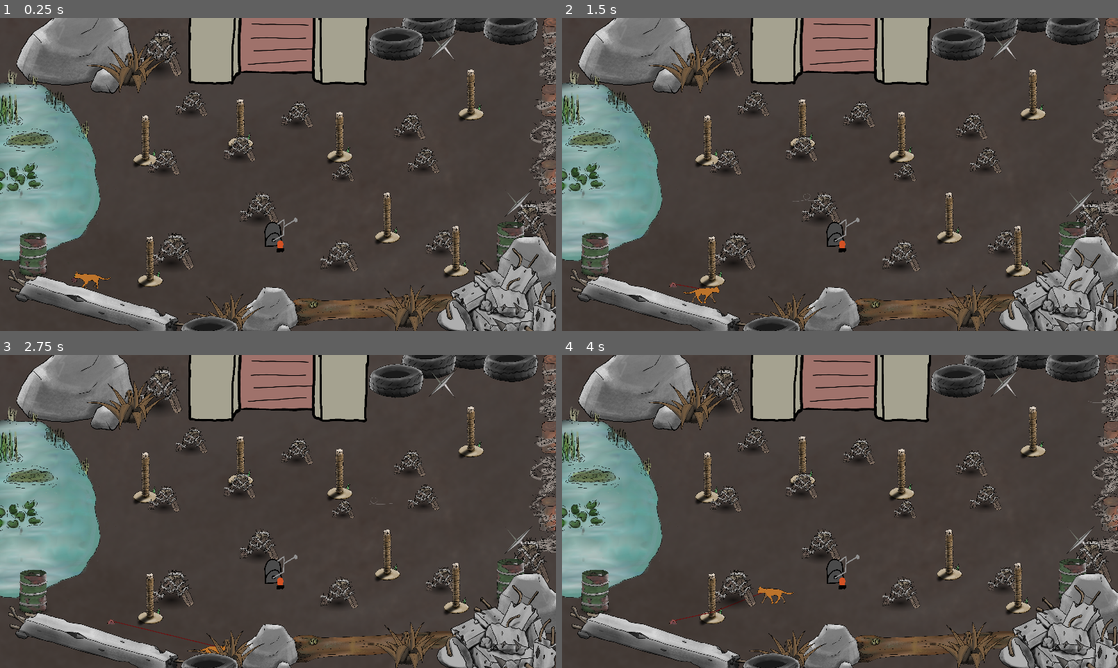
Above: before the commit, frames 1-4 (two rows, left to right).
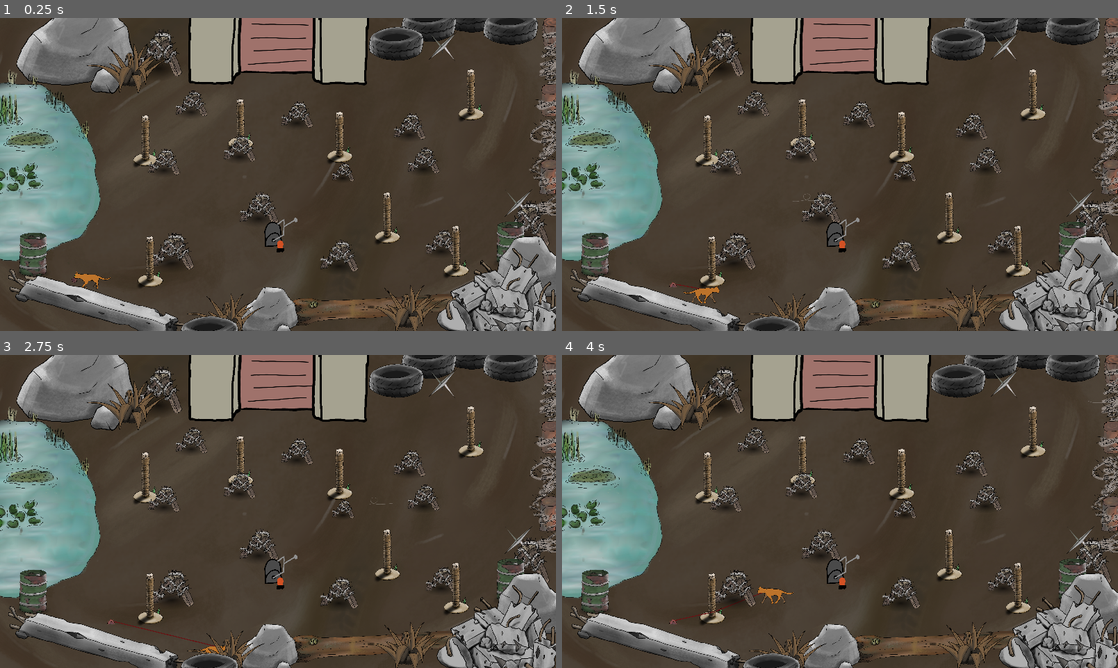
Above: after the commit, the same moments.

Repository: Flodurs/Godotwildjam63
Game: Godot game, scene res://szenen/Levels/level_2.tscn
The game is run twice, just before and just after one commit, with the same random seed, the same clock (stepped at 60 frames per second) and the same inputs. This scene is started directly instead of the project's main scene.
Inputs:
- Up to frame 1 (0.25 s): no input
- Up to frame 2 (1.5 s): tap Enter at 0.5 s; hold D (mRight) 0.53-1.28 s; tap E (Interaktion) at 0.6, 1.35 s; hold S (mDown) from 1.28 s (still down)
- Up to frame 3 (2.75 s): release S (mDown) at 2.03 s; hold D (mRight) from 2.03 s (still down); tap E (Interaktion) at 2.1 s
- Up to frame 4 (4 s): release D (mRight) at 2.78 s; hold W (mUp) 2.78-3.53 s; tap E (Interaktion) at 2.85, 3.6 s; hold A (mLeft) from 3.53 s (still down)

The runs differ from the first frame. In frame 1, 0.2% of the frame differs, in the area x 23-69%, y 2-90%; in frame 2, 0.2%; in frame 3, 0.2%; in frame 4, 0.2%.

Commit message:
linear tween

Diff:
--- a/szenen/Levels/level_2.tscn
+++ b/szenen/Levels/level_2.tscn
@@ -5,19 +5,19 @@
 [ext_resource type="PackedScene" uid="uid://cwh7edg1y4haq" path="res://szenen/objekte/spiked_barricade.tscn" id="3_5xlad"]
 [ext_resource type="PackedScene" path="res://szenen/objekte/baumstamm.tscn" id="3_gwtow"]
 [ext_resource type="PackedScene" uid="uid://d0sprmhk4yyal" path="res://szenen/objekte/Pillar.tscn" id="3_kt71y"]
-[ext_resource type="PackedScene" path="res://szenen/objekte/backward_gate.tscn" id="4_rroj2"]
-[ext_resource type="PackedScene" path="res://szenen/objekte/rock.tscn" id="4_x87rh"]
-[ext_resource type="PackedScene" path="res://szenen/objekte/long_concrete.tscn" id="5_4i28k"]
+[ext_resource type="PackedScene" uid="uid://1aqljah1hsiv" path="res://szenen/objekte/backward_gate.tscn" id="4_rroj2"]
+[ext_resource type="PackedScene" uid="uid://38776gmtrgq8" path="res://szenen/objekte/rock.tscn" id="4_x87rh"]
+[ext_resource type="PackedScene" uid="uid://5cgyo1yuenvq" path="res://szenen/objekte/long_concrete.tscn" id="5_4i28k"]
 [ext_resource type="PackedScene" uid="uid://c8tfpt2p2vro2" path="res://szenen/objekte/schalter.tscn" id="5_icjvr"]
 [ext_resource type="PackedScene" uid="uid://bnaxmo8xg4yjm" path="res://szenen/objekte/door.tscn" id="6_xab8s"]
-[ext_resource type="PackedScene" path="res://szenen/objekte/grass.tscn" id="6_y2jvx"]
-[ext_resource type="PackedScene" path="res://szenen/objekte/reifen.tscn" id="7_xgcrc"]
-[ext_resource type="PackedScene" uid="uid://cy275b2isyok0" path="res://szenen/objekte/spike.tscn" id="8_e1s8p"]
-[ext_resource type="PackedScene" uid="uid://b36pjof40em80" path="res://szenen/objekte/stachelzaun.tscn" id="9_f6184"]
-[ext_resource type="PackedScene" uid="uid://d3tvtvy7u3jp4" path="res://szenen/objekte/fass.tscn" id="9_o8sp5"]
-[ext_resource type="PackedScene" path="res://szenen/objekte/concrete_pile.tscn" id="10_rmbg1"]
-[ext_resource type="PackedScene" uid="uid://dxlu5br0kfd1f" path="res://szenen/objekte/Teich.tscn" id="11_lej5r"]
-[ext_resource type="Texture2D" uid="uid://bg5ashs80v1nv" path="res://assets/sprites/Background/floor.png" id="13_i2sjm"]
+[ext_resource type="PackedScene" uid="uid://bl75k08wo6xhn" path="res://szenen/objekte/grass.tscn" id="6_y2jvx"]
+[ext_resource type="PackedScene" uid="uid://c7elyyvwrxq2i" path="res://szenen/objekte/reifen.tscn" id="7_xgcrc"]
+[ext_resource type="PackedScene" path="res://szenen/objekte/spike.tscn" id="8_e1s8p"]
+[ext_resource type="PackedScene" path="res://szenen/objekte/stachelzaun.tscn" id="9_f6184"]
+[ext_resource type="PackedScene" path="res://szenen/objekte/fass.tscn" id="9_o8sp5"]
+[ext_resource type="PackedScene" uid="uid://b3yj2axpflnrq" path="res://szenen/objekte/concrete_pile.tscn" id="10_rmbg1"]
+[ext_resource type="PackedScene" path="res://szenen/objekte/Teich.tscn" id="11_lej5r"]
+[ext_resource type="Texture2D" uid="uid://4n6so5dqn6xs" path="res://assets/sprites/Objects/Ground.png" id="18_d6iob"]
 
 [node name="level2" instance=ExtResource("1_c2i40")]
 script = ExtResource("2_eyxcm")
@@ -25,7 +25,7 @@
 [node name="Katze" parent="." index="1"]
 position = Vector2(-1083, 647)
 
-[node name="Camera2D" parent="." index="1"]
+[node name="Camera2D" parent="." index="2"]
 zoom = Vector2(0.6, 0.6)
 
 [node name="Baumstamm" parent="Objects" index="0" instance=ExtResource("3_gwtow")]
@@ -195,5 +195,5 @@
 [node name="Backgorund" type="Sprite2D" parent="." index="9"]
 z_index = -4
 scale = Vector2(2, 2)
-texture = ExtResource("13_i2sjm")
+texture = ExtResource("18_d6iob")
 metadata/_edit_lock_ = true
--- a/szenen/entitys/katze.gd
+++ b/szenen/entitys/katze.gd
@@ -32,6 +32,7 @@
 		$kneulPosi.position.x = -abs($kneulPosi.position.x)
 		if $maulPosi.position.x != -abs(maulPosi):
 			var twee = create_tween()
+			twee.set_trans(Tween.TRANS_LINEAR)
 			twee.tween_property($maulPosi, "position:x", -abs(maulPosi), tweenTime)
 
 
--- a/szenen/objekte/schalter.tscn
+++ b/szenen/objekte/schalter.tscn
@@ -42,6 +42,7 @@
 
 [node name="CollisionShape2D" type="CollisionShape2D" parent="colArea1"]
 position = Vector2(-6, -2)
+scale = Vector2(0.4, 0.4)
 shape = SubResource("CircleShape2D_fyjbd")
 
 [node name="colArea2" type="Area2D" parent="."]
@@ -49,6 +50,7 @@
 script = ExtResource("4_4il8r")
 
 [node name="CollisionShape2D" type="CollisionShape2D" parent="colArea2"]
+scale = Vector2(0.4, 0.4)
 shape = SubResource("CircleShape2D_fyjbd")
 
 [node name="colArea3" type="Area2D" parent="."]
@@ -56,6 +58,7 @@
 script = ExtResource("4_4il8r")
 
 [node name="CollisionShape2D" type="CollisionShape2D" parent="colArea3"]
+scale = Vector2(0.4, 0.4)
 shape = SubResource("CircleShape2D_fyjbd")
 
 [node name="hitBox_center" type="Marker2D" parent="."]
